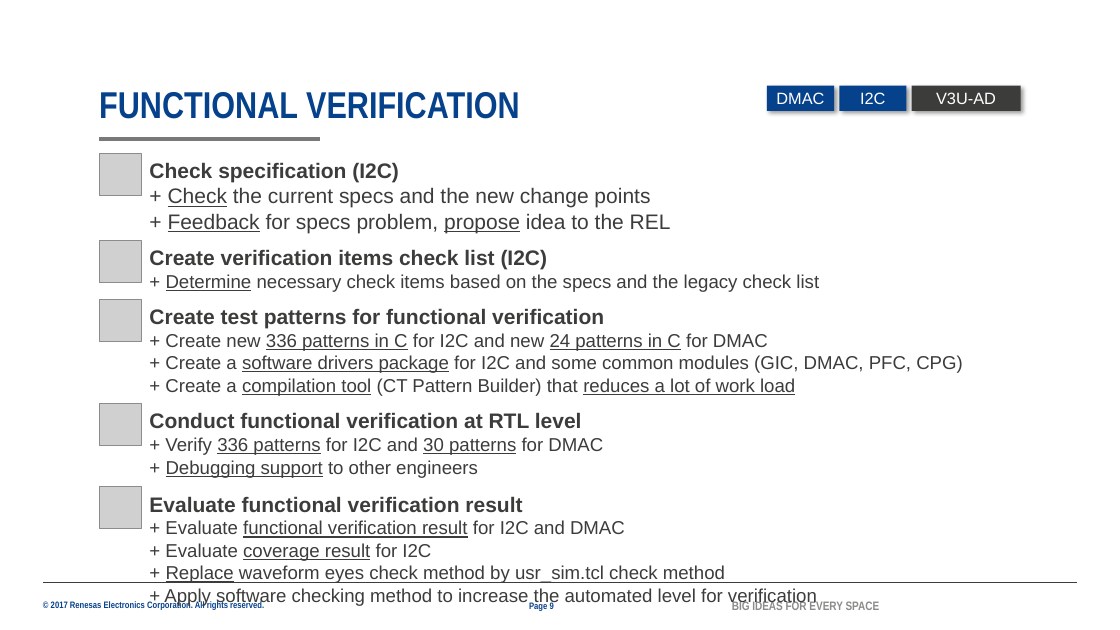
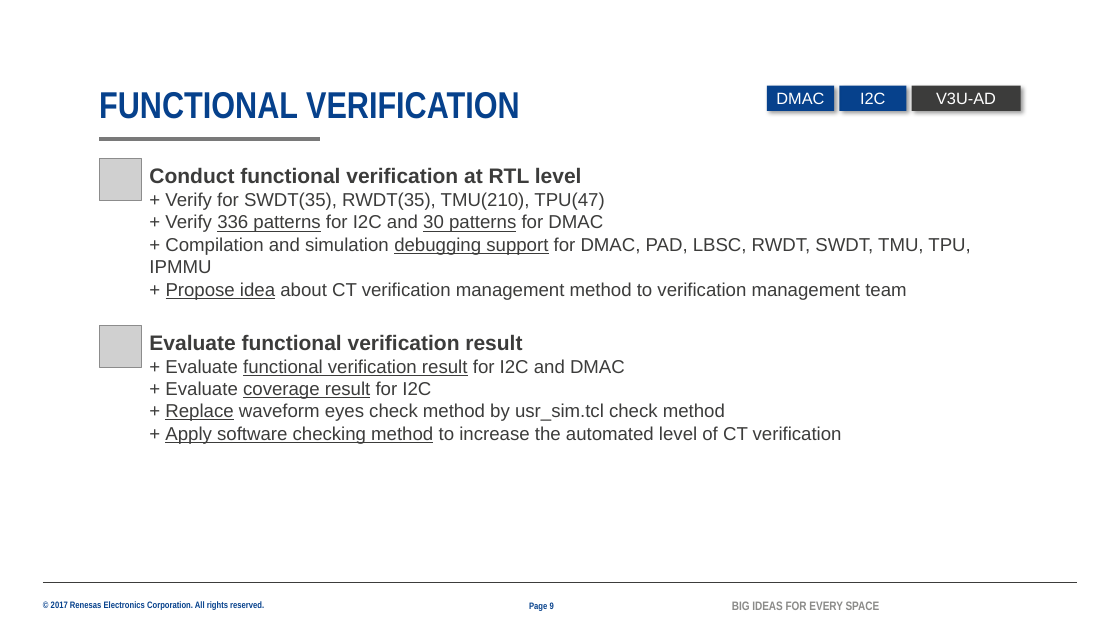
Before and after one commit to lesyhau/bridge, a slide deck: slide 9 of 2082_HauSyLe_PER_MentorMentee_26G.pptx. Drawn at 1120x630 pixels with LibreOffice and Linux fonts; fonts in the diff are those of the drawing; grey boxes stand for pictures; background and template pictures are left out. Boxes give left, top, right and bottom in pixels: in the first picture for what was removed or moved away, otherwise in the second. Text is boxed around its words. In the diff, an @@ line names an element or a change of style, - is before the commit and + after.

```diff
--- a/2082_HauSyLe_PER_MentorMentee_26G.pptx
+++ b/2082_HauSyLe_PER_MentorMentee_26G.pptx
@@ picture: place and size @@
-picture at <box>99,404,141,446</box>
+picture at <box>99,159,141,201</box>
@@ picture removed at <box>99,154,141,196</box> @@
@@ text "Conduct functional verification at RTL ...": place and size @@
-text "Conduct functional verification at RTL ..." at <box>149,412,603,478</box>
+text "Conduct functional verification at RTL ..." at <box>149,167,970,300</box>
@@ text removed at <box>149,162,671,233</box> @@
-Check specification (I2C)
-+ Check the current specs and the new change points
-+ Feedback for specs problem, propose idea to the REL
@@ text at <box>165,192,604,210</box>: paragraph added @@
++ Verify for SWDT(35), RWDT(35), TMU(210), TPU(47)
@@ text at <box>149,237,970,300</box>: text changed @@
-+ Debugging support to other engineers
++ Compilation and simulation debugging support for DMAC, PAD, LBSC, RWDT, SWDT, TMU, TPU, IPMMU
++ Propose idea about CT verification management method to verification management team
@@ picture removed at <box>99,240,141,282</box> @@
@@ text removed at <box>149,249,819,292</box> @@
-Create verification items check list (I2C)
-+ Determine necessary check items based on the specs and the legacy check list
@@ picture: place and size @@
-picture at <box>99,487,141,529</box>
+picture at <box>99,325,141,367</box>
@@ picture removed at <box>99,300,141,342</box> @@
@@ text "Evaluate functional verification result": place and size @@
-text "Evaluate functional verification result" at <box>149,496,817,606</box>
+text "Evaluate functional verification result" at <box>149,334,842,444</box>
@@ text removed at <box>149,308,963,396</box> @@
-Create test patterns for functional verification
-+ Create new 336 patterns in C for I2C and new 24 patterns in C for DMAC
-+ Create a software drivers package for I2C and some common modules (GIC, DMAC, PFC, CPG)
-+ Create a compilation tool (CT Pattern Builder) that reduces a lot of work load
@@ text at <box>165,426,842,444</box>: text changed @@
-+ Apply software checking method to increase the automated level for verification
++ Apply software checking method to increase the automated level of CT verification
```
Also in this commit, not shown: 6 other slides changed.
